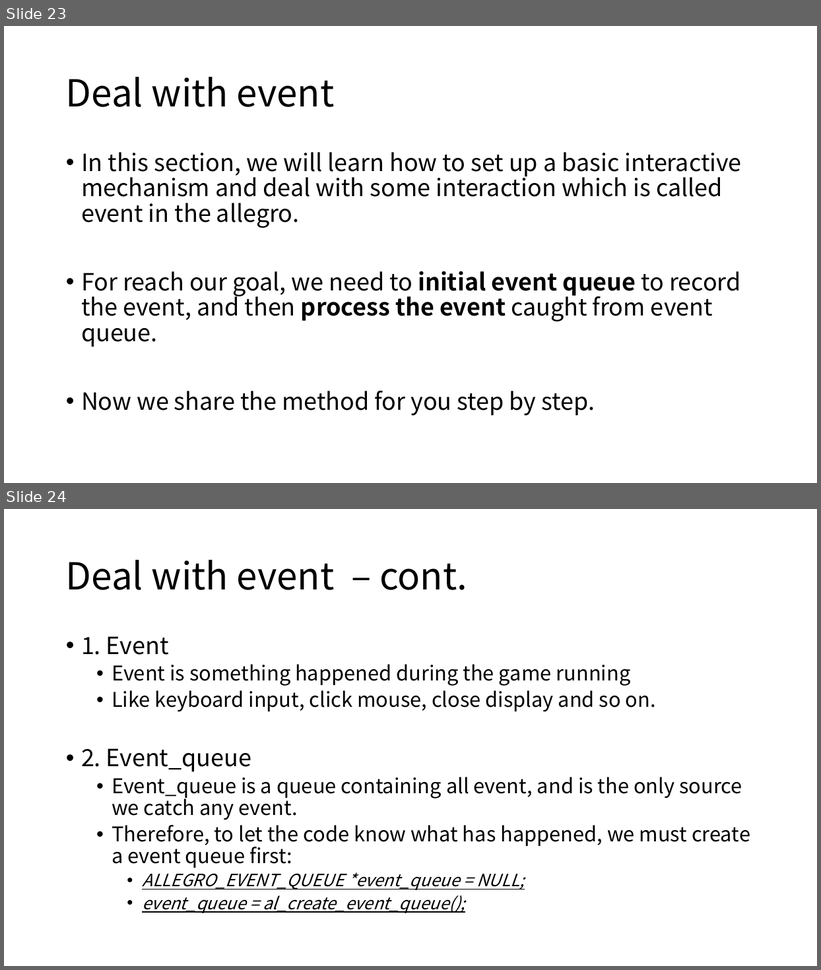
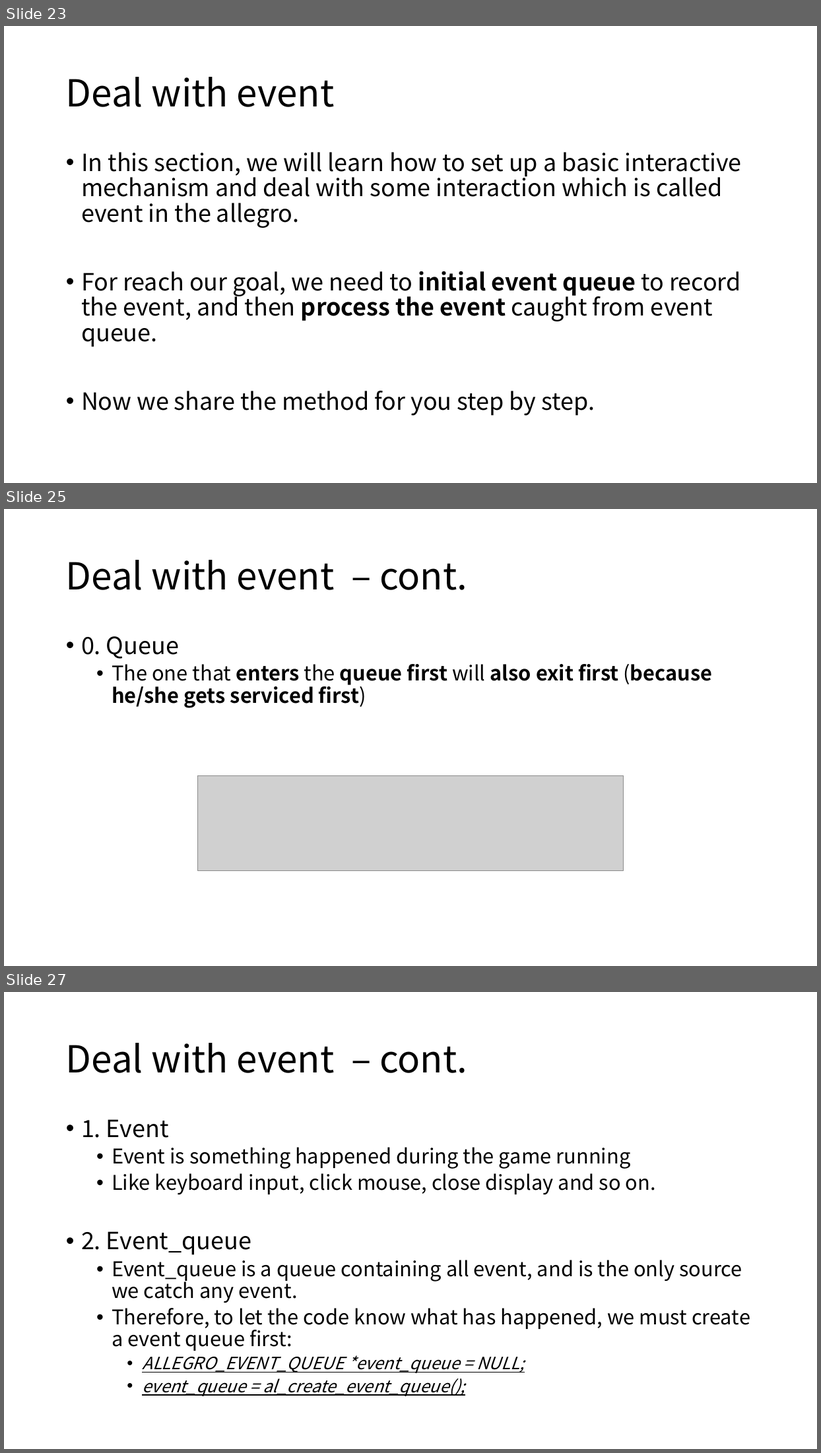
Before and after one commit to arcchang1236/Allegro-5, a slide deck: tutorial/final_proj.pptx. Shown one above the other, each under a label of ours: slides 23 and 24 before the commit, slides 23, 25 and 27 after it; the slides between them are not shown. The pictures are 821x970 and 821x1453 pixels, drawn with LibreOffice and Linux fonts; fonts in the diff are those of the drawing; grey boxes stand for pictures. Boxes give left, top, right and bottom in pixels: in the first picture for what was removed or moved away, otherwise in the second. Text is boxed around its words. In the diff, an @@ line names an element or a change of style, - is before the commit and + after.

```diff
--- a/tutorial/final_proj.pptx
+++ b/tutorial/final_proj.pptx
@@ slide 25 added at box(4, 509, 817, 966), background #FFFFFF @@
@@ title added at box(66, 560, 467, 590), 44 pt, text #000000 @@
+Deal with event – cont.
@@ text added at box(81, 636, 713, 708), 24 pt, text #000000, bold @@
+• 0. Queue
+  • The one that enters the queue first will also exit first (because he/she gets serviced first)
@@ picture added at box(197, 776, 624, 871) @@
@@ what was slide 24 is now slide 27 @@
```
Also in this commit, not shown: 11 slides changed, 2 other slides added, 6 other files.
